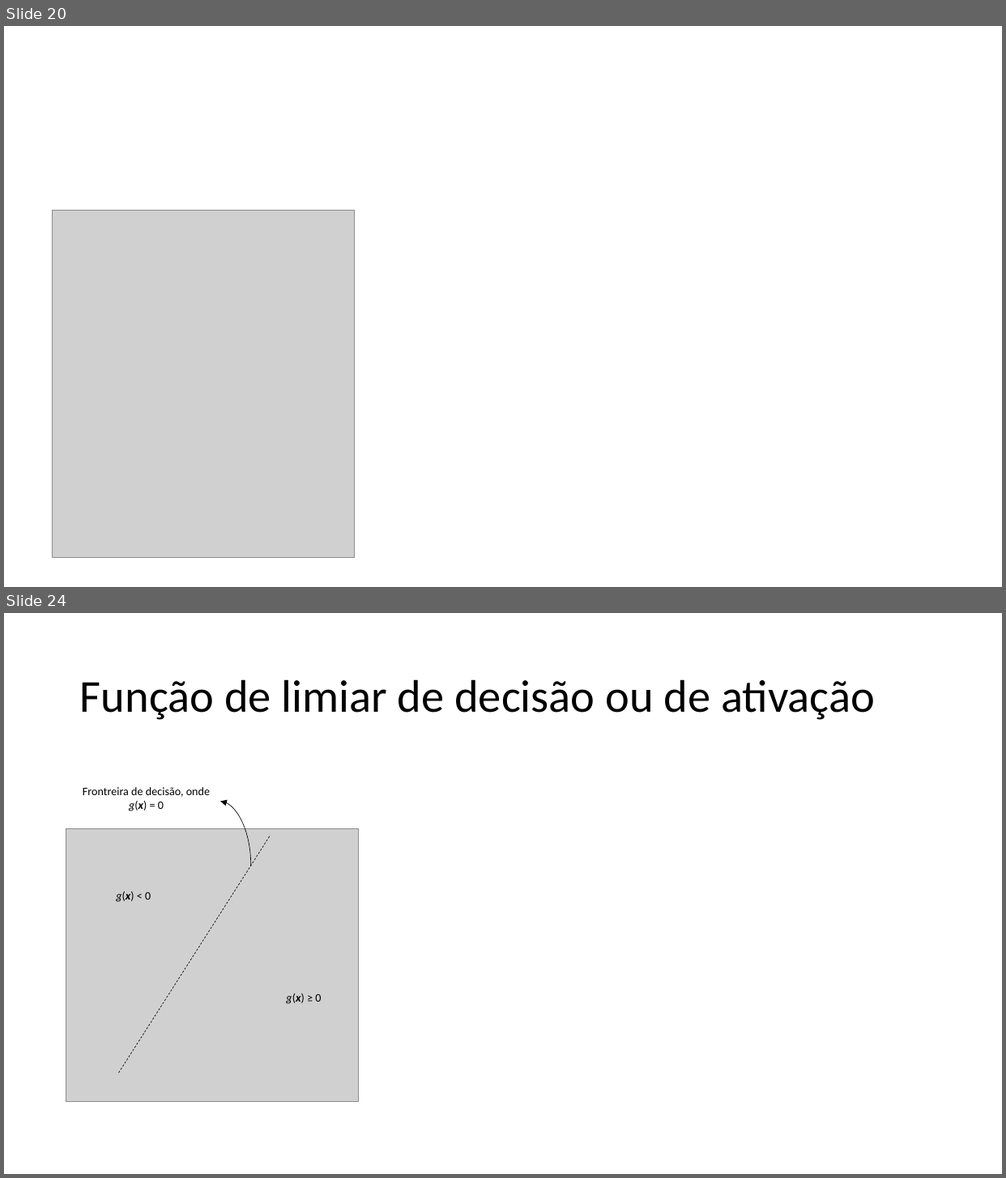
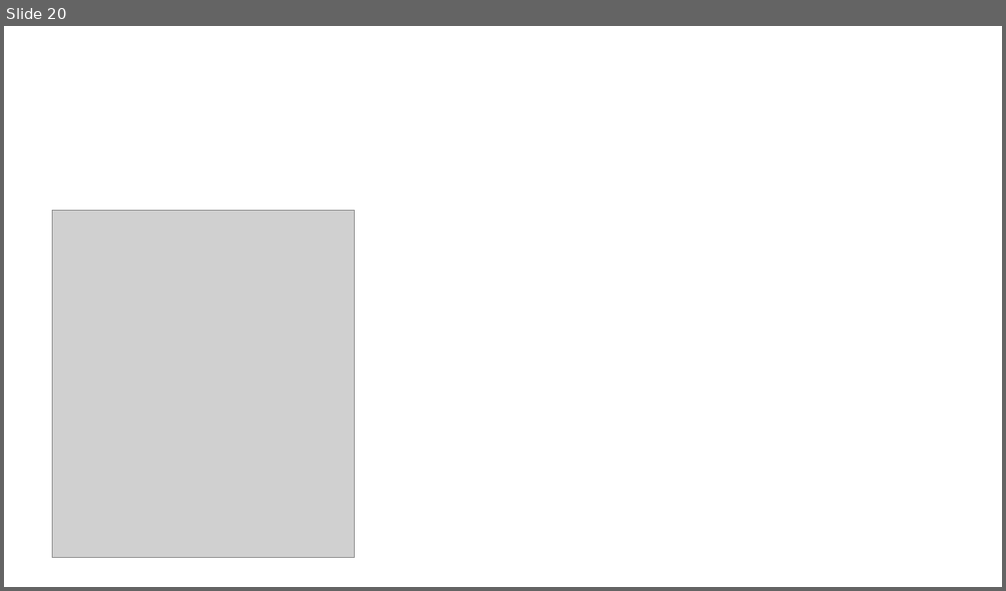
Before and after one commit to zz4fap/c24_inteligencia_artificial, a slide deck: slides/C24_Classificação.pptx. Shown one above the other, each under a label of ours: slides 20 and 24 before the commit, slide 20 after it; the slides between them are not shown. The pictures are 1006x1178 and 1006x591 pixels, drawn with LibreOffice and Linux fonts; fonts in the diff are those of the drawing; grey boxes stand for pictures. Boxes give left, top, right and bottom in pixels: in the first picture for what was removed or moved away, otherwise in the second. Text is boxed around its words. In the diff, an @@ line names an element or a change of style, - is before the commit and + after.

```diff
--- a/slides/C24_Classificação.pptx
+++ b/slides/C24_Classificação.pptx
@@ slide 24 removed at bbox=[4, 613, 1002, 1174], background #FFFFFF @@
@@ title removed at bbox=[80, 679, 875, 720] @@
-Função de limiar de decisão ou de ativação
@@ group removed at bbox=[66, 787, 358, 1102]: 3 texts, 1 picture, 1 line, 1 curved arrow @@
-Frontreira de decisão, onde g(x) = 0
-g(x) ≥ 0
-g(x) < 0
```
Also in this commit, not shown: 5 slides changed, 12 other slides removed.
